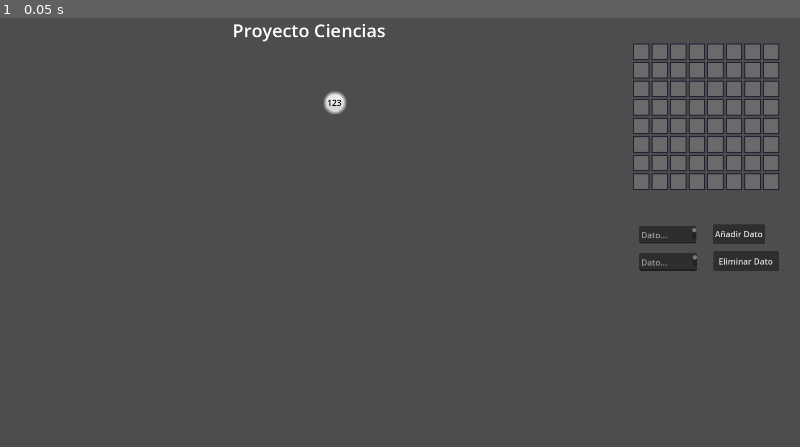
Above: before the commit, frame 1.
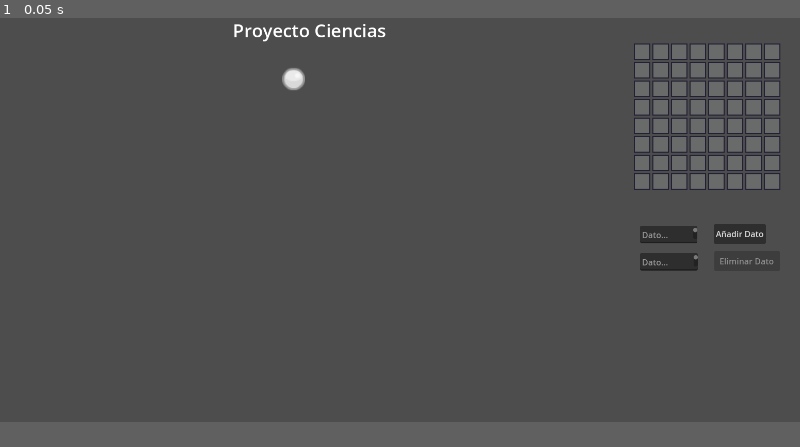
Above: after the commit, the same moment.

Repository: HJBallen/Ciencias_Proyecto
Game: Godot game, scene res://scenes/main.tscn
Two runs of this game, one before a commit and one after it. Both use one fixed random seed, a clock stepped at 60 frames per second and the inputs below.
Inputs:
- Up to frame 1 (0.05 s): no input
In our replay, the window is 800x437 before the commit and 800x412 after it. These sizes can differ from the game's own. Grey fills any space a smaller window leaves; there, only what the larger window draws over its background counts as a difference.

The runs differ from the first frame. In frame 1, 1.5% of the frame differs, in the area x 29-98%, y 1-59%.

Commit message:
Proyecto Terminado

Diff:
--- a/project.godot
+++ b/project.godot
@@ -17,8 +17,8 @@
 
 [display]
 
-window/size/viewport_width=1552
-window/size/viewport_height=848
+window/size/viewport_width=1550
+window/size/viewport_height=800
 
 [rendering]
 
--- a/scenes/main.gd
+++ b/scenes/main.gd
@@ -7,16 +7,28 @@
 @onready var memoria = $GridContainer.get_children()
 @onready var raiz = $raiz
 
+var arbol_gui = []
+
 var desactivar_agregar = false
 var desactivar_eliminar = false
 
+
 func _ready():
+	for nodo in get_children():
+		if nodo.is_in_group("nodo"):
+			nodo.visible=false
+			arbol_gui.append(nodo)
+	raiz.visible = true
+	var contador :=0
 	for i in memoria:
 		i.text=""
 
 func _process(delta):
-	comprobarArbol()
 	llenarMemoria()
+	if memoria[0].text == "":
+		desactivar_eliminar=true
+	else:
+		desactivar_eliminar=false
 	$Agregar.disabled = desactivar_agregar
 	$Eliminar.disabled = desactivar_eliminar
 
@@ -24,8 +36,14 @@
 	dato = int(dato)
 	var newNode = preload("res://scenes/sort_node.gd").new(dato)
 	arbol.addNode(newNode)
-	if arbol.getPadre()!=null:
-		print(arbol.getPadre().getData())
+	dibujarArbol()
+
+func eliminarDato(dato):
+	var nodo_e = arbol.buscar(int(dato))
+	if(nodo_e !=null):
+		arbol.deleteNode(nodo_e)
+		dibujarArbol()
+
 func llenarMemoria():
 	var arreglo = []
 	if arbol.getData() != null:
@@ -38,13 +56,44 @@
 			else:
 				memoria[contador].text =""
 			contador+=1
-	print(arreglo)
 
 func dibujarArbol():
-	var posicion_anterior = raiz.global_position
 	var nodos = arbol.to_array()
-	if nodos[0] !=null:
-		raiz.label = nodos[0].getData()
+	var contador := 0
+
+	for nodo in arbol_gui:
+		if contador > 30:
+			continue
+		var hijoIzq = (2 * contador) + 1
+		var hijoDer = (2 * contador) + 2
+
+		if contador == 0:
+			nodo.label.text = str(nodos[0].getData())
+
+
+		if nodos[hijoIzq] !=null:
+			arbol_gui[hijoIzq].visible = true
+			arbol_gui[hijoIzq].label.text = str(nodos[hijoIzq].getData())
+			nodo.hijoIzq = arbol_gui[hijoIzq].global_position - nodo.global_position
+		else:
+			arbol_gui[hijoIzq].visible = false
+			nodo.hijoIzq = Vector2(0,0)
+		if nodos[hijoDer] !=null:
+			arbol_gui[hijoDer].visible = true
+			arbol_gui[hijoDer].label.text = str(nodos[hijoDer].getData())
+			nodo.hijoDer = arbol_gui[hijoDer].global_position - nodo.global_position
+		else:
+			arbol_gui[hijoDer].visible = false
+			nodo.hijoDer = Vector2(0,0)
+		contador += 1
+
+func calcularPosicionNodo(padre_gui, esIzquierdo):
+	var desplazamiento_horizontal = 40
+	var desplazamiento_vertical = 50
+	if esIzquierdo:
+		return padre_gui.global_position + Vector2(-desplazamiento_horizontal, desplazamiento_vertical)
+	else:
+		return padre_gui.global_position + Vector2(desplazamiento_horizontal, desplazamiento_vertical)
 
 func _on_agregar_pressed():
 	var dato = $Dato.text
@@ -54,13 +103,11 @@
 	return null
 
 func _on_eliminar_pressed():
-	if(arbol.calcularNivel() == 0):
-		return null
-	else:
-		desactivar_agregar = false
-	pass # Replace with function body.
+	var dato =$Dato_E.text
+	if (dato!=""):
+		eliminarDato(dato)
+		$Dato_E.text = ""
+	return null
 
-func comprobarArbol():
-	for nodo in arbol.to_array():
-		if nodo !=null:
-			nodo.estaBalanceado()
+func _on_area_collision(area):
+	area.get_parent().moverSubArbol()
--- a/scenes/main.tscn
+++ b/scenes/main.tscn
@@ -29,7 +29,7 @@
 text = "Proyecto Ciencias"
 
 [node name="raiz" parent="." instance=ExtResource("1_744k8")]
-position = Vector2(650, 180)
+position = Vector2(569, 134)
 
 [node name="GridContainer" type="GridContainer" parent="."]
 offset_left = 1228.0
@@ -579,5 +579,247 @@
 wrap_mode = 1
 scroll_smooth = true
 
+[node name="Nodo3" parent="." instance=ExtResource("1_744k8")]
+position = Vector2(281, 254)
+
+[node name="Nodo4" parent="." instance=ExtResource("1_744k8")]
+position = Vector2(857, 249)
+
+[node name="Nodo5" parent="." instance=ExtResource("1_744k8")]
+position = Vector2(152, 342)
+
+[node name="Nodo6" parent="." instance=ExtResource("1_744k8")]
+position = Vector2(432, 347)
+
+[node name="Nodo7" parent="." instance=ExtResource("1_744k8")]
+position = Vector2(710, 351)
+
+[node name="Nodo8" parent="." instance=ExtResource("1_744k8")]
+position = Vector2(983, 348)
+
+[node name="Nodo9" parent="." instance=ExtResource("1_744k8")]
+position = Vector2(76, 438)
+scale = Vector2(0.9, 0.9)
+
+[node name="Nodo10" parent="." instance=ExtResource("1_744k8")]
+position = Vector2(219, 438)
+scale = Vector2(0.9, 0.9)
+
+[node name="Nodo11" parent="." instance=ExtResource("1_744k8")]
+position = Vector2(361, 438)
+scale = Vector2(0.9, 0.9)
+
+[node name="Nodo12" parent="." instance=ExtResource("1_744k8")]
+position = Vector2(503, 438)
+scale = Vector2(0.9, 0.9)
+
+[node name="Nodo13" parent="." instance=ExtResource("1_744k8")]
+position = Vector2(641, 438)
+scale = Vector2(0.9, 0.9)
+
+[node name="Nodo14" parent="." instance=ExtResource("1_744k8")]
+position = Vector2(779, 438)
+scale = Vector2(0.9, 0.9)
+
+[node name="Nodo15" parent="." instance=ExtResource("1_744k8")]
+position = Vector2(919, 438)
+scale = Vector2(0.9, 0.9)
+
+[node name="Nodo16" parent="." instance=ExtResource("1_744k8")]
+position = Vector2(1061, 438)
+scale = Vector2(0.9, 0.9)
+
+[node name="Nodo17" parent="." instance=ExtResource("1_744k8")]
+position = Vector2(42, 507)
+scale = Vector2(0.8, 0.8)
+
+[node name="Nodo18" parent="." instance=ExtResource("1_744k8")]
+position = Vector2(111, 507)
+scale = Vector2(0.8, 0.8)
+
+[node name="Nodo19" parent="." instance=ExtResource("1_744k8")]
+position = Vector2(181, 507)
+scale = Vector2(0.8, 0.8)
+
+[node name="Nodo20" parent="." instance=ExtResource("1_744k8")]
+position = Vector2(253, 507)
+scale = Vector2(0.8, 0.8)
+
+[node name="Nodo21" parent="." instance=ExtResource("1_744k8")]
+position = Vector2(326, 507)
+scale = Vector2(0.8, 0.8)
+
+[node name="Nodo22" parent="." instance=ExtResource("1_744k8")]
+position = Vector2(394, 507)
+scale = Vector2(0.8, 0.8)
+
+[node name="Nodo23" parent="." instance=ExtResource("1_744k8")]
+position = Vector2(465, 507)
+scale = Vector2(0.8, 0.8)
+
+[node name="Nodo24" parent="." instance=ExtResource("1_744k8")]
+position = Vector2(534, 507)
+scale = Vector2(0.8, 0.8)
+
+[node name="Nodo25" parent="." instance=ExtResource("1_744k8")]
+position = Vector2(606, 507)
+scale = Vector2(0.8, 0.8)
+
+[node name="Nodo26" parent="." instance=ExtResource("1_744k8")]
+position = Vector2(675, 507)
+scale = Vector2(0.8, 0.8)
+
+[node name="Nodo27" parent="." instance=ExtResource("1_744k8")]
+position = Vector2(745, 507)
+scale = Vector2(0.8, 0.8)
+
+[node name="Nodo28" parent="." instance=ExtResource("1_744k8")]
+position = Vector2(813, 507)
+scale = Vector2(0.8, 0.8)
+
+[node name="Nodo29" parent="." instance=ExtResource("1_744k8")]
+position = Vector2(885, 507)
+scale = Vector2(0.8, 0.8)
+
+[node name="Nodo30" parent="." instance=ExtResource("1_744k8")]
+position = Vector2(955, 507)
+scale = Vector2(0.8, 0.8)
+
+[node name="Nodo31" parent="." instance=ExtResource("1_744k8")]
+position = Vector2(1025, 507)
+scale = Vector2(0.8, 0.8)
+
+[node name="Nodo32" parent="." instance=ExtResource("1_744k8")]
+position = Vector2(1096, 507)
+scale = Vector2(0.8, 0.8)
+
+[node name="Nodo33" parent="." instance=ExtResource("1_744k8")]
+position = Vector2(23, 573)
+scale = Vector2(0.7, 0.7)
+
+[node name="Nodo34" parent="." instance=ExtResource("1_744k8")]
+position = Vector2(58, 573)
+scale = Vector2(0.7, 0.7)
+
+[node name="Nodo35" parent="." instance=ExtResource("1_744k8")]
+position = Vector2(94, 573)
+scale = Vector2(0.7, 0.7)
+
+[node name="Nodo36" parent="." instance=ExtResource("1_744k8")]
+position = Vector2(130, 573)
+scale = Vector2(0.7, 0.7)
+
+[node name="Nodo37" parent="." instance=ExtResource("1_744k8")]
+position = Vector2(165, 573)
+scale = Vector2(0.7, 0.7)
+
+[node name="Nodo38" parent="." instance=ExtResource("1_744k8")]
+position = Vector2(201, 573)
+scale = Vector2(0.7, 0.7)
+
+[node name="Nodo39" parent="." instance=ExtResource("1_744k8")]
+position = Vector2(237, 573)
+scale = Vector2(0.7, 0.7)
+
+[node name="Nodo40" parent="." instance=ExtResource("1_744k8")]
+position = Vector2(273, 573)
+scale = Vector2(0.7, 0.7)
+
+[node name="Nodo41" parent="." instance=ExtResource("1_744k8")]
+position = Vector2(309, 573)
+scale = Vector2(0.7, 0.7)
+
+[node name="Nodo42" parent="." instance=ExtResource("1_744k8")]
+position = Vector2(344, 573)
+scale = Vector2(0.7, 0.7)
+
+[node name="Nodo43" parent="." instance=ExtResource("1_744k8")]
+position = Vector2(379, 573)
+scale = Vector2(0.7, 0.7)
+
+[node name="Nodo44" parent="." instance=ExtResource("1_744k8")]
+position = Vector2(413, 573)
+scale = Vector2(0.7, 0.7)
+
+[node name="Nodo45" parent="." instance=ExtResource("1_744k8")]
+position = Vector2(447, 573)
+scale = Vector2(0.7, 0.7)
+
+[node name="Nodo46" parent="." instance=ExtResource("1_744k8")]
+position = Vector2(482, 573)
+scale = Vector2(0.7, 0.7)
+
+[node name="Nodo47" parent="." instance=ExtResource("1_744k8")]
+position = Vector2(517, 573)
+scale = Vector2(0.7, 0.7)
+
+[node name="Nodo48" parent="." instance=ExtResource("1_744k8")]
+position = Vector2(552, 573)
+scale = Vector2(0.7, 0.7)
+
+[node name="Nodo49" parent="." instance=ExtResource("1_744k8")]
+position = Vector2(587, 573)
+scale = Vector2(0.7, 0.7)
+
+[node name="Nodo50" parent="." instance=ExtResource("1_744k8")]
+position = Vector2(622, 573)
+scale = Vector2(0.7, 0.7)
+
+[node name="Nodo51" parent="." instance=ExtResource("1_744k8")]
+position = Vector2(657, 573)
+scale = Vector2(0.7, 0.7)
+
+[node name="Nodo52" parent="." instance=ExtResource("1_744k8")]
+position = Vector2(692, 573)
+scale = Vector2(0.7, 0.7)
+
+[node name="Nodo53" parent="." instance=ExtResource("1_744k8")]
+position = Vector2(727, 573)
+scale = Vector2(0.7, 0.7)
+
+[node name="Nodo54" parent="." instance=ExtResource("1_744k8")]
+position = Vector2(762, 573)
+scale = Vector2(0.7, 0.7)
+
+[node name="Nodo55" parent="." instance=ExtResource("1_744k8")]
+position = Vector2(797, 573)
+scale = Vector2(0.7, 0.7)
+
+[node name="Nodo56" parent="." instance=ExtResource("1_744k8")]
+position = Vector2(832, 573)
+scale = Vector2(0.7, 0.7)
+
+[node name="Nodo57" parent="." instance=ExtResource("1_744k8")]
+position = Vector2(867, 573)
+scale = Vector2(0.7, 0.7)
+
+[node name="Nodo58" parent="." instance=ExtResource("1_744k8")]
+position = Vector2(903, 573)
+scale = Vector2(0.7, 0.7)
+
+[node name="Nodo59" parent="." instance=ExtResource("1_744k8")]
+position = Vector2(938, 573)
+scale = Vector2(0.7, 0.7)
+
+[node name="Nodo60" parent="." instance=ExtResource("1_744k8")]
+position = Vector2(974, 573)
+scale = Vector2(0.7, 0.7)
+
+[node name="Nodo61" parent="." instance=ExtResource("1_744k8")]
+position = Vector2(1010, 573)
+scale = Vector2(0.7, 0.7)
+
+[node name="Nodo62" parent="." instance=ExtResource("1_744k8")]
+position = Vector2(1045, 573)
+scale = Vector2(0.7, 0.7)
+
+[node name="Nodo63" parent="." instance=ExtResource("1_744k8")]
+position = Vector2(1079, 573)
+scale = Vector2(0.7, 0.7)
+
+[node name="Nodo64" parent="." instance=ExtResource("1_744k8")]
+position = Vector2(1113, 573)
+scale = Vector2(0.7, 0.7)
+
 [connection signal="pressed" from="Agregar" to="." method="_on_agregar_pressed"]
 [connection signal="pressed" from="Eliminar" to="." method="_on_eliminar_pressed"]
--- a/scenes/nodo.tscn
+++ b/scenes/nodo.tscn
@@ -25,6 +25,5 @@
 [node name="Label" type="Label" parent="CenterContainer"]
 layout_mode = 2
 theme_override_colors/font_color = Color(0, 0, 0, 1)
-text = "123"
 horizontal_alignment = 1
 vertical_alignment = 1
--- a/scenes/nodo_gui.gd
+++ b/scenes/nodo_gui.gd
@@ -1,15 +1,29 @@
 extends Area2D
 
-@onready var label = $CenterContainer/Label.text
+@onready var label = $CenterContainer/Label
 
-var hijo_izq:=false
-var hijo_der:=false
+var hijoIzq := Vector2(0,0)
+var hijoDer := Vector2(0,0)
 
+func _process(delta):
+	queue_redraw()
 
+func _draw():
+	# Dibujar flechas desde el nodo padre a cada uno de los nodos hijos
+	if hijoDer != Vector2.ZERO:
+		draw_arrow(Vector2(0,0), hijoDer, Color(1, 0, 0), 5)
+	if hijoIzq != Vector2.ZERO:
+		draw_arrow(Vector2(0,0), hijoIzq, Color(1, 0, 0), 5)
 
-func moverSubArbol():
-	if (hijo_izq):
-		global_position.x-=2
-	if(hijo_der):
-		global_position.x+=2
-	pass
+func draw_arrow(from: Vector2, to: Vector2, color: Color, width: float):
+	# Dibujar la línea de la flecha
+	draw_line(from, to, color, width)
+	# Calcular la dirección y el ángulo de la punta de la flecha
+	var direction = (to - from).normalized()
+	var arrow_size = 10
+	var angle = PI / 6
+	var left_wing = direction.rotated(angle) * arrow_size
+	var right_wing = direction.rotated(-angle) * arrow_size
+	# Dibujar las puntas de la flecha
+	draw_line(to, to - left_wing, color, width)
+	draw_line(to, to - right_wing, color, width)
--- a/scenes/sort_node.gd
+++ b/scenes/sort_node.gd
@@ -26,12 +26,13 @@
 		else:
 			nodo.setPadre(self)
 			setRight(nodo)
+	self.estaBalanceado()
 
 func deleteNode(nodo):
 	var suc
 	if(nodo.getRight()!=null):
 		suc = (nodo.getRight()).sucesor()
-		if(!suc.getPadre() == nodo):
+		if(suc.getPadre() != nodo):
 			suc.getPadre().setLeft(suc.getRight())
 		else:
 			nodo.setRight(suc.getRight())
@@ -43,7 +44,9 @@
 			nodo.getPadre().setLeft(nodo.getLeft())
 		elif (nodo.getPadre().getRight() == nodo):
 			nodo.getPadre().setRight(nodo.getLeft())
+		nodo.getPadre().estaBalanceado()
 		return null
+	nodo.estaBalanceado()
 
 
 func buscar(dato):
@@ -161,8 +164,6 @@
 		if right != null:
 			right.setPadre(suc)
 		nodo.getRoot().setData(nodo.getData())
-	suc.getPadre().estaBalanceado()
-
 	return null
 
 func estaBalanceado():
@@ -179,7 +180,7 @@
 				1:
 					rotacionIzquierda(self)
 				-1:
-					rotacionDerecha(self)
+					rotacionDerecha(self.getRight())
 					rotacionIzquierda(self)
 				0:
 					rotacionIzquierda(self)
@@ -189,7 +190,7 @@
 		-2:
 			match self.getLeft().calcularPeso():
 				1:
-					rotacionIzquierda(self)
+					rotacionIzquierda(self.getLeft())
 					rotacionDerecha(self)
 				-1:
 					rotacionDerecha(self)
